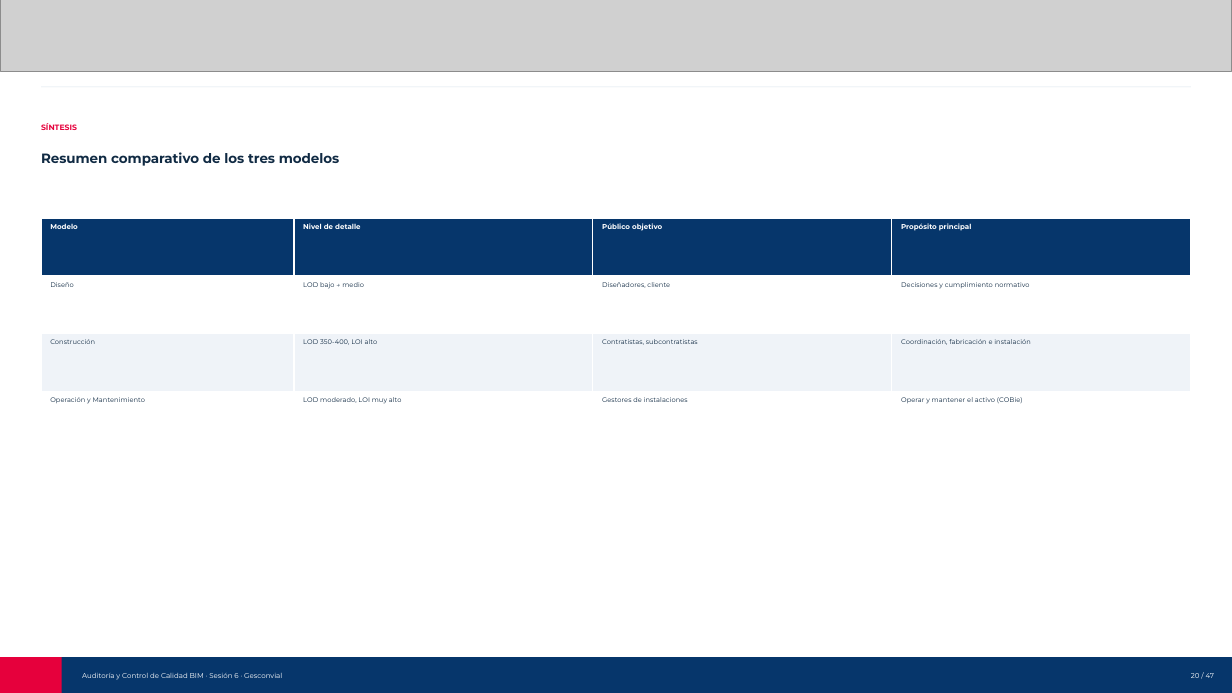
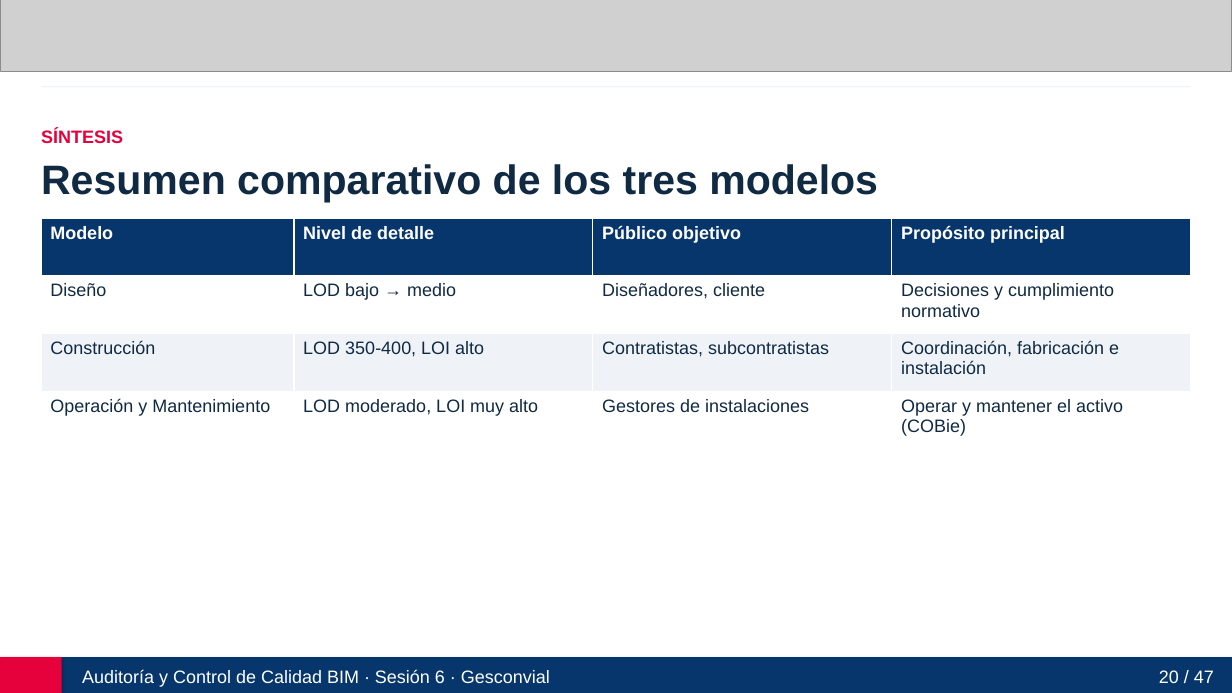
Before and after one commit to manuelzv150-art/auditoria-control-calidad-bim-gesconvial, a slide deck: slide 20 of Auditoria_y_Control_de_Calidad_BIM_Gesconvial_Sesion6.pptx. Drawn at 1232x693 pixels with LibreOffice and Linux fonts; fonts in the diff are those of the drawing; grey boxes stand for pictures. Boxes give left, top, right and bottom in pixels: in the first picture for what was removed or moved away, otherwise in the second. Text is boxed around its words. In the diff, an @@ line names an element or a change of style, - is before the commit and + after.

```diff
--- a/Auditoria_y_Control_de_Calidad_BIM_Gesconvial_Sesion6.pptx
+++ b/Auditoria_y_Control_de_Calidad_BIM_Gesconvial_Sesion6.pptx
@@ text "SÍNTESIS" at <box>41,129,123,143</box>: size 6 to 14 pt, font Montserrat to Arial @@
@@ text "Resumen comparativo de los tres ..." at <box>41,164,878,203</box>: size 10.5 to 32 pt, font Montserrat to Arial @@
@@ table at <box>41,218,1192,449</box> @@
@@ size 5.5 to 14 pt in "Modelo", "Nivel de detalle", "Público objetivo", "Propósito principal" @@
@@ font Montserrat to Arial @@
@@ size 5.2 to 14 pt in "Diseño", "LOD bajo → medio", "Diseñadores, cliente", "Decisiones y cumplimiento normativo" and 8 more places @@
@@ rectangle at <box>0,657,1232,693</box>: shadow on @@
@@ text "Auditoría y Control de Calidad ..." at <box>82,670,550,687</box>: size 5.5 to 14 pt, font Montserrat to Arial @@
@@ text "20 / 47" at <box>1159,670,1214,683</box>: size 5.5 to 14 pt, font Montserrat to Arial @@
```
Also in this commit, not shown: 46 other slides changed, 47 other files.
